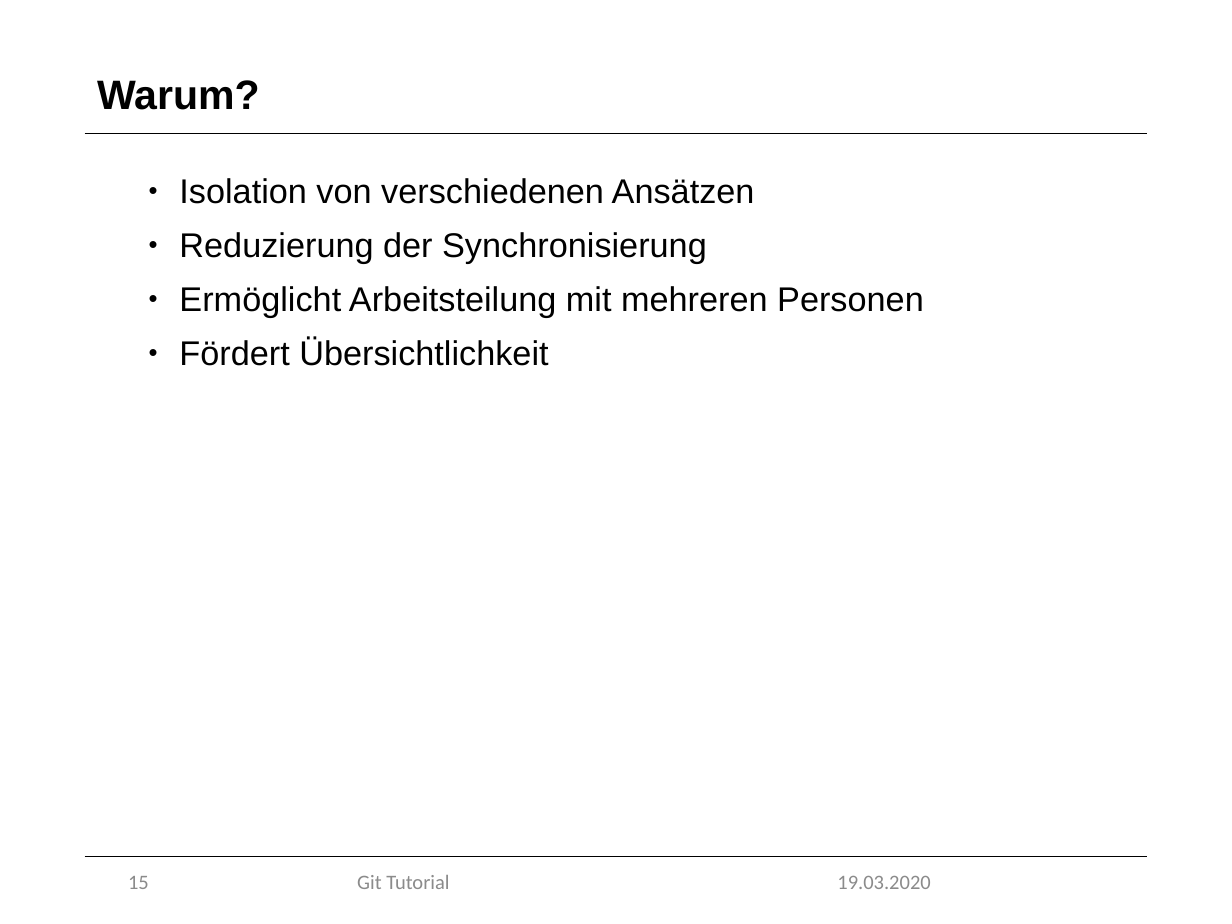
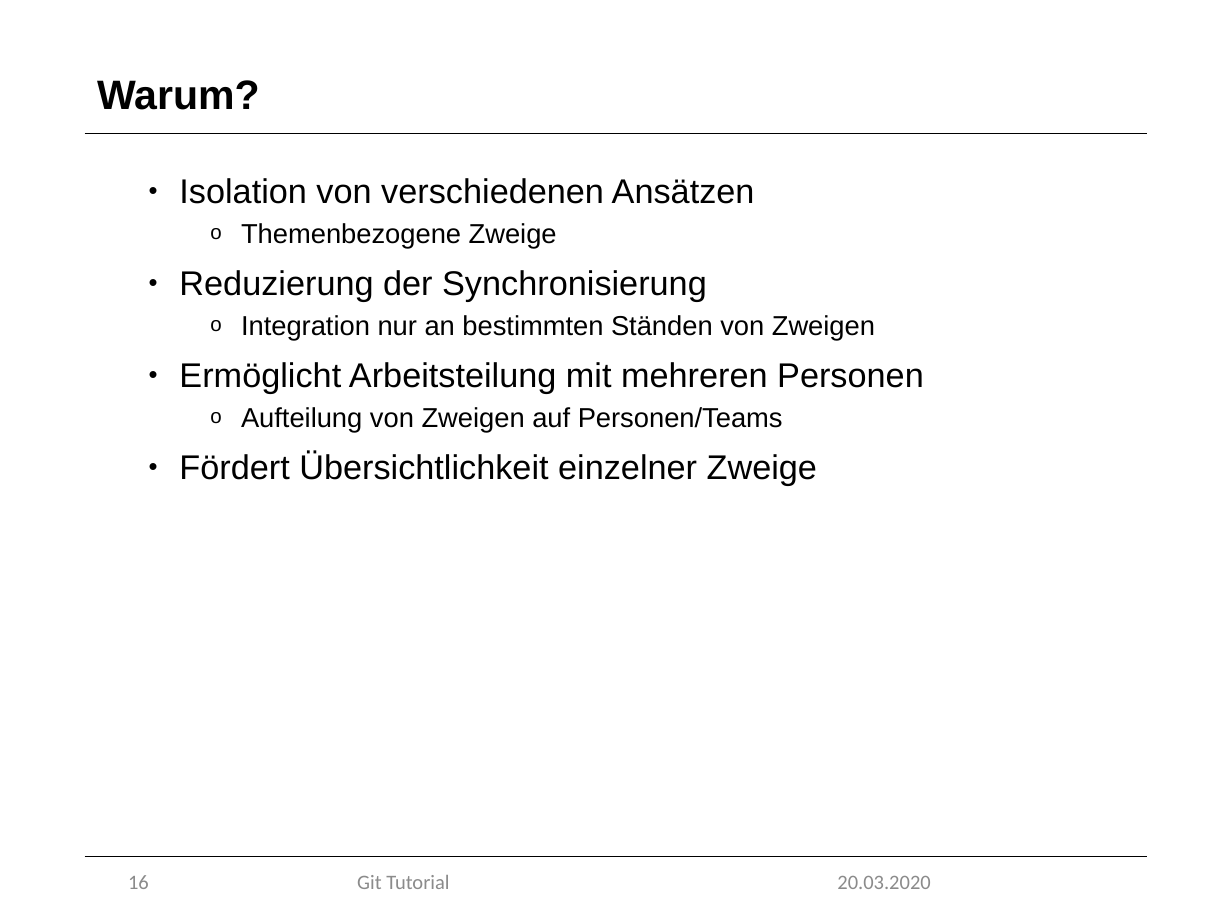
Before and after one commit to marcretzlaff/projektarbeit, a slide deck: slide 16 of Präsentation-90min/Präsentation-90min.pptx (slide 15 before the commit). Drawn at 1232x924 pixels with LibreOffice and Linux fonts; fonts in the diff are those of the drawing; background and template pictures are left out. Boxes give left, top, right and bottom in pixels: in the first picture for what was removed or moved away, otherwise in the second. Text is boxed around its words. In the diff, an @@ line names an element or a change of style, - is before the commit and + after.

```diff
--- a/Präsentation-90min/Präsentation-90min.pptx
+++ b/Präsentation-90min/Präsentation-90min.pptx
@@ text at (179, 178, 924, 486): paragraph added @@
+  o Themenbezogene Zweige
@@ text at (241, 315, 875, 340): paragraph added @@
+  o Integration nur an bestimmten Ständen von Zweigen
@@ text at (179, 407, 817, 486): text changed @@
-• Fördert Übersichtlichkeit
+  o Aufteilung von Zweigen auf Personen/Teams
+• Fördert Übersichtlichkeit einzelner Zweige
@@ page number at (128, 875, 149, 889): text changed @@
-15
+16
@@ text at (837, 876, 930, 889): text changed @@
-19.03.2020
+20.03.2020
```
Also in this commit, not shown: 32 other slides changed, 1 slide added, 1 slide removed, 4 other files.
